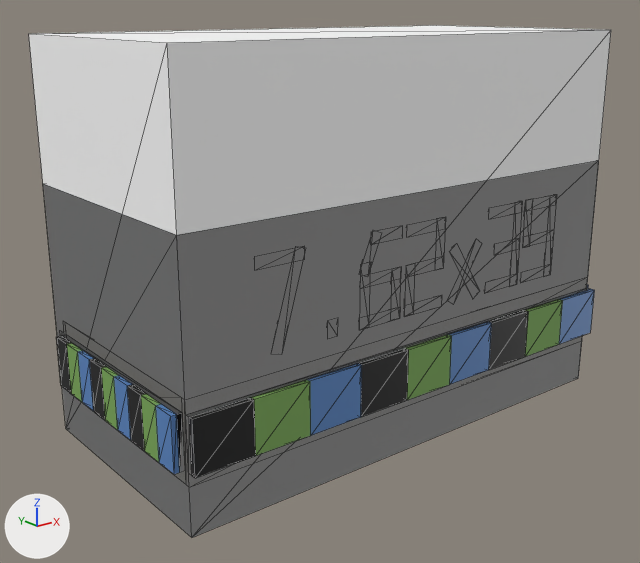
The glTF model assets/models/items/ammo_762x39_ap.glb: old version first, new version second.
One viewpoint serves both versions: a 50 mm lens placed at (-0.0674, -0.0798, 0.026), pointed at (-0.0033, 0.0003, -0.006). The axes (+X, +Y, +Z) are drawn at lower left. The lights are the same throughout. The picture after the commit comes second. Mesh edges are drawn as thin lines. Vertices at exactly the same position are counted once.

Names of what the first picture shows: 'band_mix', 'body', 'box_lod1', 'box_open_lod1' and 1 more.
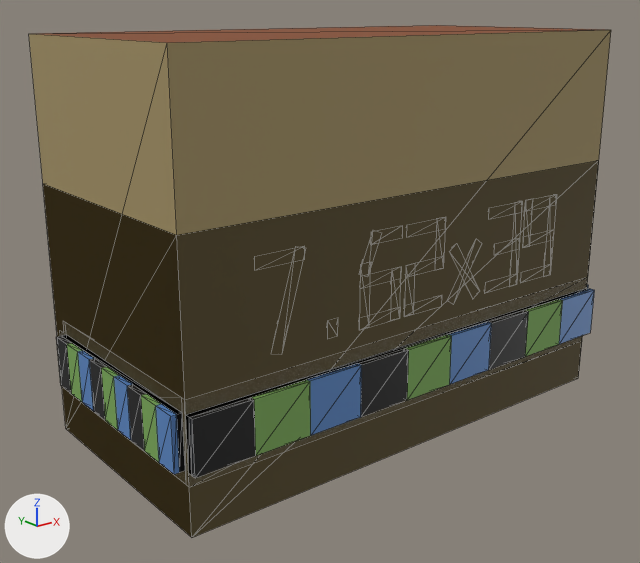
Location of each change, (x1, y1, x2, y2) in pixels of the pictures (640 x 563 px):
part 1 of me_box_lod1, recoloured
    before: (180, 415, 185, 472)
    after: (62, 288, 590, 475)
part 2 of me_box_lod1, recoloured (darker)
    both: (43, 160, 599, 537)
part 3 of me_box_open_lod1, recoloured (darker)
    both: (38, 25, 605, 43)
part 4 of me_box_open_lod1, recoloured (darker)
    both: (29, 30, 611, 537)

Edits to the bpy script that builds the scene:
```text
Change me_box_lod1:
    where me_box_lod1.from_pydata(...)  # 40 vertices, 60 faces; spans x -0.0312..0.0312, y -0.0142..0.0158, z -0.0235..0.0065
    used by ob_box_lod1; location = (0.0, -0.0005, 0.0005)
    me_box_lod1 part 1: 48 faces centred in x -0.0312..0.0312, y -0.0142..0.0142, z -0.0165..-0.0105 are repainted in the vertex colours; the middle colour goes from white #ffffff to black #000000
    me_box_lod1 part 2: 12 faces centred in x -0.0306..0.0306, y -0.0136..0.0158, z -0.0235..0.0065 are repainted in the vertex colours; the middle colour goes from white #ffffff to yellow #a39164
Change me_box_open_lod1:
    where me_box_open_lod1.from_pydata(...)  # 40 vertices, 60 faces; spans x -0.0312..0.0312, y -0.0142..0.0158, z -0.0235..0.0225
    used by ob_box_open_lod1; location = (0.0, -0.0005, 0.0005)
    me_box_open_lod1 part 3: 50 faces centred in x -0.0312..0.0312, y -0.0142..0.0142, z -0.0165..0.0225 are repainted in the vertex colours; the middle colour goes from white #ffffff to black #000000
    me_box_open_lod1 part 4: 10 faces centred in x -0.0306..0.0306, y -0.0136..0.0158, z -0.0235..0.0072 are repainted in the vertex colours; the middle colour goes from white #ffffff to yellow #a39164
```
